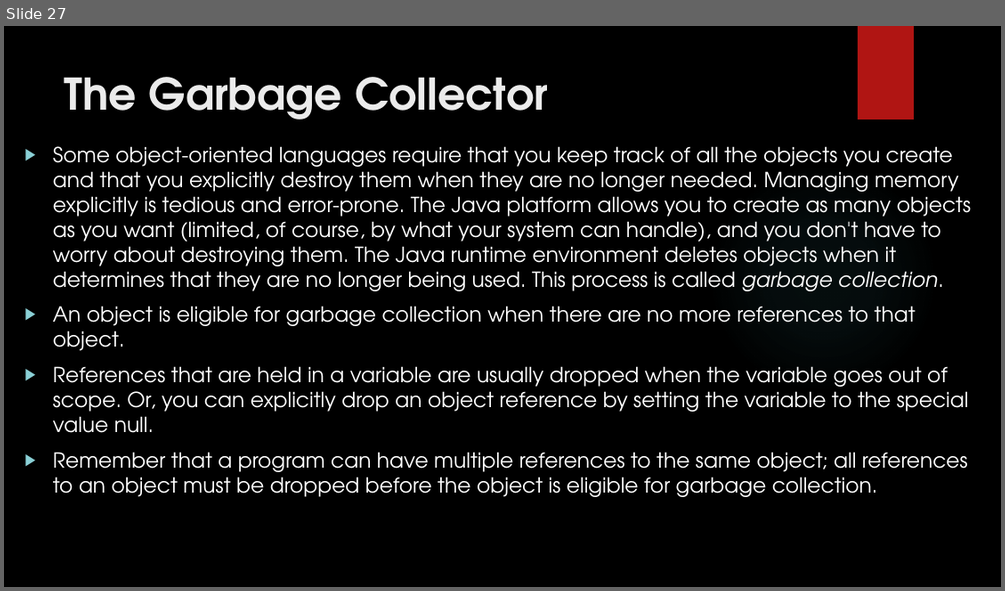
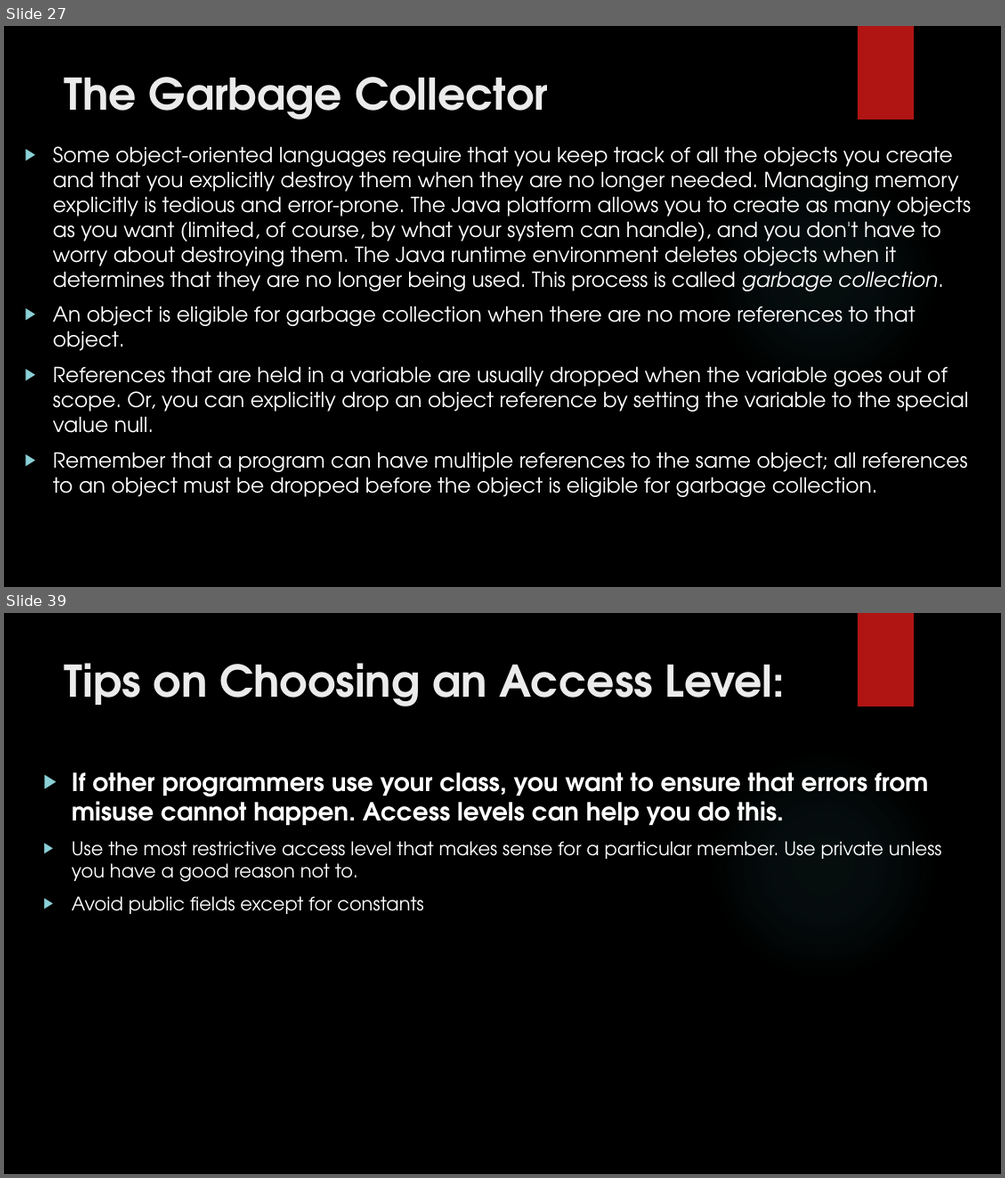
Before and after one commit to sekhar12333/Java_ppts, a slide deck: 04_10_2018/Classes.pptx. Shown one above the other, each under a label of ours: slide 27 before the commit, slides 27 and 39 after it; the slides between them are not shown. The pictures are 1005x591 and 1005x1178 pixels, drawn with LibreOffice and Linux fonts; fonts in the diff are those of the drawing; background and template pictures are left out. Boxes give left, top, right and bottom in pixels: in the first picture for what was removed or moved away, otherwise in the second. Text is boxed around its words. In the diff, an @@ line names an element or a change of style, - is before the commit and + after.

```diff
--- a/04_10_2018/Classes.pptx
+++ b/04_10_2018/Classes.pptx
@@ slide 39 added at [4, 613, 1001, 1174], background picture (left out); not listed: 2 template elements that a slide beside it also shows @@
@@ title added at [65, 663, 785, 706], 42 pt, text #EBEBEB, bold @@
+Tips on Choosing an Access Level:
@@ text added at [72, 772, 942, 914], 18 pt, text #FFFFFF @@
+▶ If other programmers use your class, you want to ensure that errors from misuse cannot happen. Access levels can help you do this.
+▶ Use the most restrictive access level that makes sense for a particular member. Use private unless you have a good reason not to.
+▶ Avoid public fields except for constants
```
Also in this commit, not shown: 26 other slides added.
